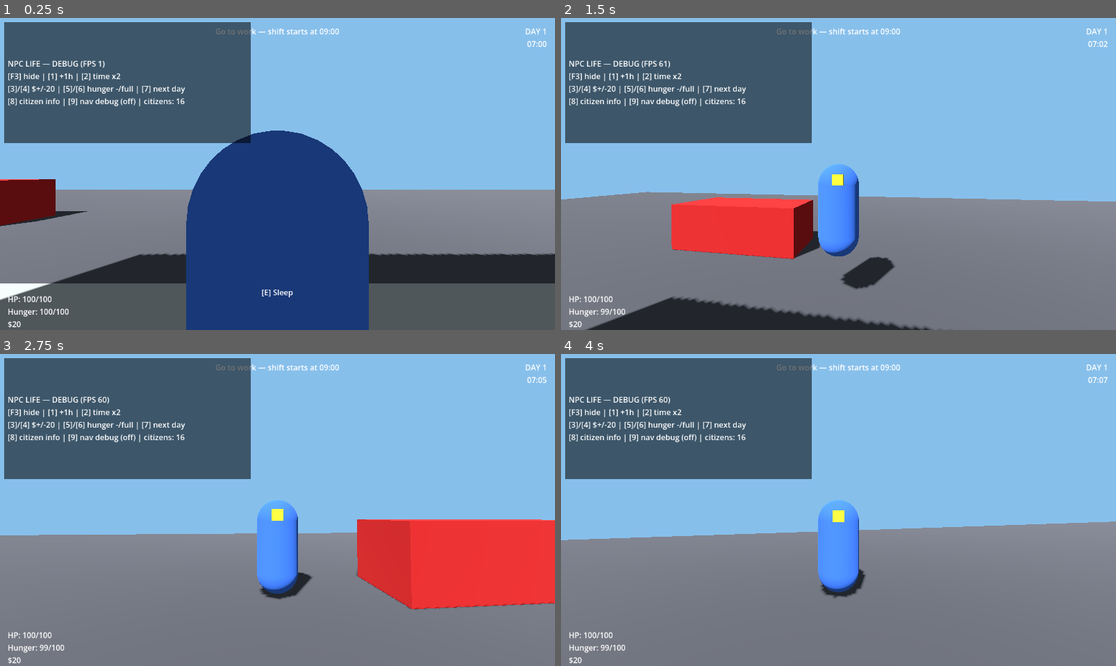
Above: before the commit, frames 1-4 (two rows, left to right).
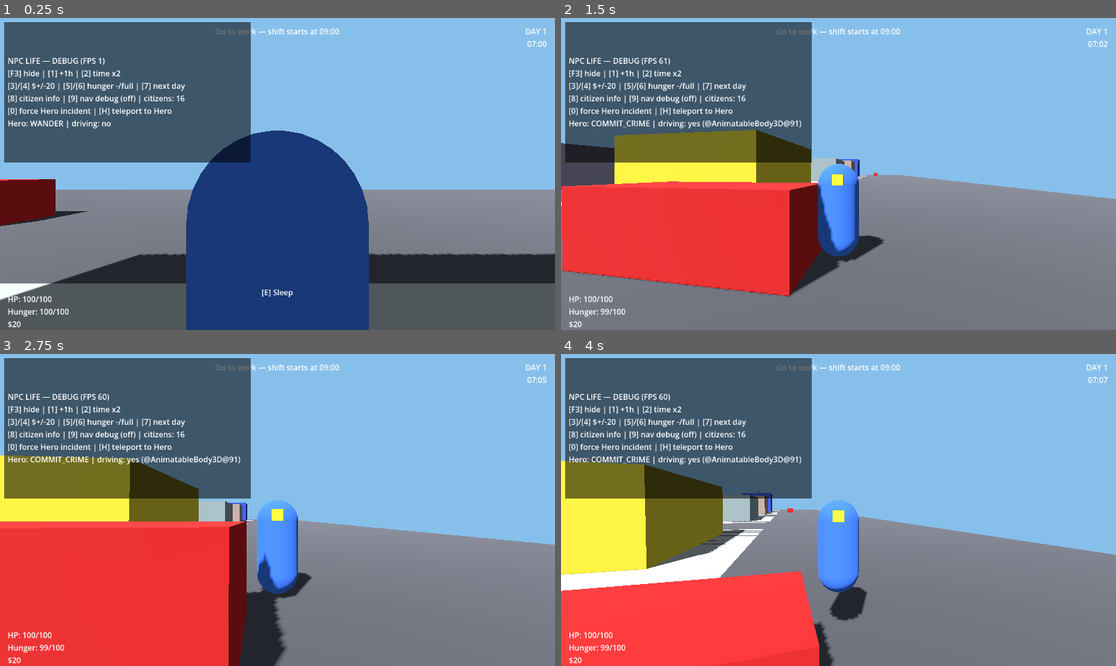
Above: after the commit, the same moments.

Repository: whdghks1/npc_lief
Game: Godot game, scene res://scenes/world/city.tscn
Same seed, same stepped clock (60 frames per second), same inputs: the game is played once before the commit and once after it.
Inputs (mouse positions are in pixels of both pictures, inside the frame that each line leads up to):
- Up to frame 1 (0.25 s): no input
- Up to frame 2 (1.5 s): tap Enter at 0.5 s; move the mouse to (866, 174) at 0.52 s; hold W (move_forward) from 0.53 s (still down); tap 0 at 0.6 s; tap Space (jump) at 0.77 s; tap H at 0.8, 1.35 s; move the mouse to (810, 174) at 1.27 s
- Up to frame 3 (2.75 s): keep holding W (move_forward); tap Space (jump) at 1.52 s; tap 0 at 1.55 s; move the mouse to (288, 503) at 2.02 s; hold E (interact) from 2.03 s (still down); tap H at 2.3 s
- Up to frame 4 (4 s): keep holding W (move_forward); move the mouse to (832, 516) at 2.77 s; release E (interact) at 2.78 s; tap 0 at 2.85 s; tap Space (jump) at 3.02, 3.77 s; move the mouse to (877, 513) at 3.52 s; tap H at 3.6 s

The runs differ from the first frame. In frame 1, 4.7% of the frame differs, in the area x 0-46%, y 12-47%; in frame 2, 27%; in frame 3, 42%, in the area x 0-100%, y 12-100%; in frame 4, 31%.

Commit message:
phase5완료

Diff:
--- a/project.godot
+++ b/project.godot
@@ -14,6 +14,11 @@
 run/main_scene="res://scenes/world/city.tscn"
 config/features=PackedStringArray("4.7", "Forward Plus")
 config/icon="res://icon.svg"
+
+[autoload]
+
+TimeSystem="*res://scripts/simulation/time/time_system.gd"
+WorldEvents="*res://scripts/systems/world_event_bus.gd"
 
 [input]
 
@@ -58,10 +63,6 @@
 ]
 }
 
-[autoload]
-
-TimeSystem="*res://scripts/simulation/time/time_system.gd"
-
 [rendering]
 
 renderer/rendering_method="mobile"
--- /dev/null
+++ b/scenes/hero/hero.tscn
@@ -0,0 +1,34 @@
+[gd_scene load_steps=5 format=3]
+
+[ext_resource type="Script" path="res://scripts/ai/hero/hero_ai.gd" id="1"]
+
+[sub_resource type="CapsuleShape3D" id="CapsuleShape3D_hero"]
+radius = 0.4
+height = 1.8
+
+[sub_resource type="StandardMaterial3D" id="Material_hero"]
+albedo_color = Color(0.65, 0.08, 0.1, 1)
+
+[sub_resource type="CapsuleMesh" id="CapsuleMesh_hero"]
+material = SubResource("Material_hero")
+radius = 0.4
+height = 1.8
+
+[node name="Hero" type="CharacterBody3D"]
+collision_layer = 8
+collision_mask = 3
+script = ExtResource("1")
+
+[node name="CollisionShape3D" type="CollisionShape3D" parent="."]
+transform = Transform3D(1, 0, 0, 0, 1, 0, 0, 0, 1, 0, 0.9, 0)
+shape = SubResource("CapsuleShape3D_hero")
+
+[node name="MeshInstance3D" type="MeshInstance3D" parent="."]
+transform = Transform3D(1, 0, 0, 0, 1, 0, 0, 0, 1, 0, 0.9, 0)
+mesh = SubResource("CapsuleMesh_hero")
+
+[node name="NavigationAgent3D" type="NavigationAgent3D" parent="."]
+radius = 0.4
+path_desired_distance = 1.0
+target_desired_distance = 1.0
+avoidance_enabled = false
--- a/scenes/ui/debug_overlay.tscn
+++ b/scenes/ui/debug_overlay.tscn
@@ -17,7 +17,7 @@
 offset_left = 8.0
 offset_top = 8.0
 offset_right = 520.0
-offset_bottom = 260.0
+offset_bottom = 300.0
 theme_override_styles/panel = SubResource("StyleBoxFlat_bg")
 
 [node name="InfoLabel" type="Label" parent="Panel"]
--- a/scripts/ai/citizen/citizen.gd
+++ b/scripts/ai/citizen/citizen.gd
@@ -30,6 +30,12 @@
 const STUCK_PROGRESS_THRESHOLD := 0.2
 const STUCK_TIME_LIMIT := 1.5
 
+## How long a citizen keeps fleeing before deciding the danger has passed and
+## resuming its schedule on its own. Self-contained deliberately — whatever
+## caused the danger (Phase 5's Hero, for now) only has to call
+## react_to_danger() once and never needs to remember to call resume_schedule().
+const FLEE_DURATION := 6.0
+
 @export var schedule: CitizenSchedule
 @export var home_position: Vector3
 @export var work_position: Vector3
@@ -45,6 +51,7 @@
 var _active_arrival_state: State = State.IDLE
 var _pre_flee_state: State = State.IDLE
 var _flee_from_position: Vector3 = Vector3.ZERO
+var _flee_elapsed: float = 0.0
 
 var _gravity: float = ProjectSettings.get_setting("physics/3d/default_gravity", 9.8)
 
@@ -82,6 +89,7 @@
 		return
 	_pre_flee_state = current_state
 	_flee_from_position = danger_position
+	_flee_elapsed = 0.0
 	current_state = State.FLEE
 
 
@@ -189,6 +197,9 @@
 					_reset_stuck_timer()
 		State.FLEE:
 			_move_away_from(_flee_from_position, FLEE_SPEED * speed_scale)
+			_flee_elapsed += delta
+			if _flee_elapsed >= FLEE_DURATION:
+				resume_schedule()
 		_:
 			velocity.x = 0.0
 			velocity.z = 0.0
--- /dev/null
+++ b/scripts/ai/hero/hero_ai.gd
@@ -0,0 +1,394 @@
+## Autonomous "Hero" — an AI character that behaves like someone playing an
+## open-world action game, independent of the player (docs/GAME_DESIGN.md
+## "Hero System", AGENTS.md "Hero Rule"). It never queries the player's
+## position or treats the player specially; it picks goals based on the
+## city (wander points, nearby vehicles) the same way it would if the
+## player didn't exist.
+##
+## Simple deterministic state machine — no behavior trees/GOAP/ML, per
+## AGENTS.md. State transitions are plain timers and distance checks.
+##
+## CityBuilder only instantiates and places this scene (see the
+## architecture note in city_builder.gd) — all Hero behavior lives here.
+class_name HeroAI
+extends CharacterBody3D
+
+enum State {
+	WANDER, SELECT_VEHICLE, APPROACH_VEHICLE, STEAL_VEHICLE,
+	DRIVE, COMMIT_CRIME, ESCAPE, HIDE, COOLDOWN,
+}
+
+const WALK_SPEED := 2.4
+const DRIVE_SPEED := 10.0
+const ARRIVE_DISTANCE := 1.5
+const VEHICLE_ARRIVE_DISTANCE := 2.5
+## How close citizens need to be to a crime to flee from it.
+const DANGER_RADIUS := 15.0
+
+const WANDER_MIN_TIME := 10.0
+const WANDER_MAX_TIME := 20.0
+const DRIVE_MIN_TIME := 8.0
+const DRIVE_MAX_TIME := 16.0
+const ESCAPE_TIME := 10.0
+const HIDE_TIME := 6.0
+## Guarantees a calm period after every incident even without a full Event
+## Director (Phase 8) — "quiet periods are necessary" (docs/GAME_DESIGN.md)
+## applies to a single Hero's own pacing too, not just city-wide chaos.
+const COOLDOWN_TIME := 15.0
+const CRIME_DURATION := 2.0
+const RECKLESS_RETARGET_INTERVAL := 3.0
+
+## Stuck recovery, same rationale/values as Citizen (see its class doc) —
+## this Hero walks the same navmesh citizens do.
+const STUCK_CHECK_INTERVAL := 0.5
+const STUCK_PROGRESS_THRESHOLD := 0.2
+const STUCK_TIME_LIMIT := 1.5
+
+@onready var _nav_agent: NavigationAgent3D = $NavigationAgent3D
+@onready var _mesh: MeshInstance3D = $MeshInstance3D
+@onready var _collision: CollisionShape3D = $CollisionShape3D
+
+var current_state: State = State.WANDER
+var current_target_vehicle: Node = null ## SimpleVehicle, while relevant
+var is_driving: bool = false
+
+var _city: Node ## CityBuilder, found via group "city"
+var _home_parent: Node
+var _state_timer: float = 0.0
+var _state_duration: float = 0.0
+var _retarget_timer: float = 0.0
+var _wander_target: Vector3 = Vector3.ZERO
+
+var _stuck_check_elapsed: float = 0.0
+var _stuck_time: float = 0.0
+var _last_stuck_pos: Vector3 = Vector3.ZERO
+var _direct_approach: bool = false
+
+var _gravity: float = ProjectSettings.get_setting("physics/3d/default_gravity", 9.8)
+
+
+func _ready() -> void:
+	add_to_group("hero")
+	_home_parent = get_parent()
+	_city = get_tree().get_first_node_in_group("city")
+	_enter_wander()
+
+
+func state_name() -> String:
+	return State.keys()[current_state]
+
+
+## Debug-only: skip straight to an incident instead of waiting out the
+## normal wander/select/approach timing — for verifying the crime/citizen-
+## reaction chain quickly. Does not alter normal autonomous pacing; nothing
+## calls this except the debug overlay hotkey.
+func debug_force_crime() -> void:
+	if not is_driving:
+		var nearest := _find_nearest_available_vehicle()
+		if nearest == null:
+			return
+		current_target_vehicle = nearest
+		global_position = nearest.global_position # debug-only: skip the walk over
+		_change_state(State.STEAL_VEHICLE)
+	_change_state(State.COMMIT_CRIME)
+
+
+func _physics_process(delta: float) -> void:
+	match current_state:
+		State.WANDER:
+			_apply_gravity(delta)
+			_process_wander(delta)
+			move_and_slide()
+		State.SELECT_VEHICLE:
+			_process_select_vehicle()
+		State.APPROACH_VEHICLE:
+			_apply_gravity(delta)
+			_process_approach_vehicle(delta)
+			move_and_slide()
+		State.DRIVE:
+			_process_drive(delta)
+		State.COMMIT_CRIME:
+			_process_commit_crime(delta)
+		State.ESCAPE:
+			_process_escape(delta)
+		State.HIDE:
+			_apply_gravity(delta)
+			move_and_slide()
+			_process_hide(delta)
+		State.COOLDOWN:
+			_apply_gravity(delta)
+			_process_wander_step()
+			_process_cooldown(delta)
+			move_and_slide()
+		State.STEAL_VEHICLE:
+			pass # instantaneous, handled by _enter_steal_vehicle()
+
+
+func _apply_gravity(delta: float) -> void:
+	if is_on_floor():
+		velocity.y = 0.0
+	else:
+		velocity.y -= _gravity * delta
+
+
+func _change_state(new_state: State) -> void:
+	current_state = new_state
+	_state_timer = 0.0
+	match new_state:
+		State.WANDER:
+			_enter_wander()
+		State.APPROACH_VEHICLE:
+			_reset_stuck_tracking()
+			if current_target_vehicle != null:
+				current_target_vehicle.freeze()
+		State.STEAL_VEHICLE:
+			_enter_steal_vehicle()
+		State.DRIVE:
+			_enter_drive()
+		State.COMMIT_CRIME:
+			_enter_commit_crime()
+		State.ESCAPE:
+			_enter_escape()
+		State.HIDE:
+			_enter_hide()
+		State.COOLDOWN:
+			_pick_wander_target()
+
+
+## --- WANDER: walk the city on foot with no particular purpose ---
+
+func _enter_wander() -> void:
+	_state_duration = randf_range(WANDER_MIN_TIME, WANDER_MAX_TIME)
+	_pick_wander_target()
+
+
+func _process_wander(delta: float) -> void:
+	_state_timer += delta
+	_process_wander_step()
+	if _state_timer >= _state_duration:
+		_change_state(State.SELECT_VEHICLE)
+
+
+func _process_cooldown(delta: float) -> void:
+	_state_timer += delta
+	if _state_timer >= COOLDOWN_TIME:
+		_change_state(State.WANDER)
+
+
+func _process_wander_step() -> void:
+	if _walk_toward(_wander_target, WALK_SPEED, ARRIVE_DISTANCE):
+		_pick_wander_target()
+
+
+func _pick_wander_target() -> void:
+	if _city != null:
+		var points: Array[Vector3] = _city.get_wander_points()
+		if not points.is_empty():
+			_wander_target = points[randi() % points.size()]
+	_reset_stuck_tracking()
+
+
+## --- SELECT_VEHICLE: instantly pick the nearest available vehicle ---
+
+func _process_select_vehicle() -> void:
+	var nearest := _find_nearest_available_vehicle()
+	if nearest != null:
+		current_target_vehicle = nearest
+		_change_state(State.APPROACH_VEHICLE)
+	else:
+		_change_state(State.WANDER) # nothing to steal right now
+
+
+func _find_nearest_available_vehicle() -> Node:
+	var nearest: Node = null
+	var nearest_dist := INF
+	for v in get_tree().get_nodes_in_group("vehicles"):
+		if not v.is_available():
+			continue
+		var d: float = global_position.distance_to(v.global_position)
+		if d < nearest_dist:
+			nearest_dist = d
+			nearest = v
+	return nearest
+
+
+## --- APPROACH_VEHICLE: walk toward the (possibly moving) target vehicle ---
+
+func _process_approach_vehicle(delta: float) -> void:
+	if not _vehicle_still_available():
+		_change_state(State.WANDER)
+		return
+	_state_timer += delta
+	if _walk_toward(current_target_vehicle.global_position, WALK_SPEED, VEHICLE_ARRIVE_DISTANCE):
+		_change_state(State.STEAL_VEHICLE)
+
+
+func _vehicle_still_available() -> bool:
+	return (
+		current_target_vehicle != null
+		and is_instance_valid(current_target_vehicle)
+		and current_target_vehicle.is_available()
+	)
+
+
+## --- STEAL_VEHICLE: instant — take control, disappear into the vehicle ---
+
+func _enter_steal_vehicle() -> void:
+	if not _vehicle_still_available():
+		_change_state(State.WANDER)
+		return
+	current_target_vehicle.driver = self
+	is_driving = true
+	visible = false
+	_collision.disabled = true
+	reparent(current_target_vehicle)
+	WorldEvents.vehicle_stolen.emit(current_target_vehicle, current_target_vehicle.global_position)
+	WorldEvents.hero_activity_started.emit(self)
+	_change_state(State.DRIVE)
+
+
+## --- DRIVE: reckless driving, no fixed route ---
+
+func _enter_drive() -> void:
+	_state_timer = 0.0
+	_retarget_timer = RECKLESS_RETARGET_INTERVAL # force an immediate retarget
+	_state_duration = randf_range(DRIVE_MIN_TIME, DRIVE_MAX_TIME)
+
+
+func _process_drive(delta: float) -> void:
+	if not is_driving:
+		return
+	_state_timer += delta
+	_retarget_timer += delta
+	if _retarget_timer >= RECKLESS_RETARGET_INTERVAL:
+		_retarget_timer = 0.0
+		_pick_reckless_target()
+	if _state_timer >= _state_duration:
+		_change_state(State.COMMIT_CRIME)
+
+
+func _pick_reckless_target() -> void:
+	if current_target_vehicle != null and _city != null:
+		current_target_vehicle.drive_to(_city.get_random_drive_point(), DRIVE_SPEED)
+
+
+## --- COMMIT_CRIME: a discrete incident — this is what citizens react to ---
+
+func _enter_commit_crime() -> void:
+	var pos := global_position
+	WorldEvents.dangerous_driving_started.emit(pos)
+	WorldEvents.collision_occurred.emit(pos)
+	WorldEvents.danger_created.emit(pos, DANGER_RADIUS)
+	for citizen in get_tree().get_nodes_in_group("citizens"):
+		if citizen.global_position.distance_to(pos) <= DANGER_RADIUS:
+			citizen.react_to_danger(pos)
+
+
+func _process_commit_crime(delta: float) -> void:
+	_state_timer += delta
+	if _state_timer >= CRIME_DURATION:
+		_change_state(State.ESCAPE)
+
+
+## --- ESCAPE: keep driving recklessly, away from the scene ---
+
+func _enter_escape() -> void:
+	_retarget_timer = RECKLESS_RETARGET_INTERVAL
+	_pick_reckless_target()
+
+
+func _process_escape(delta: float) -> void:
+	if not is_driving:
+		return
+	_state_timer += delta
+	_retarget_timer += delta
+	if _retarget_timer >= RECKLESS_RETARGET_INTERVAL:
+		_retarget_timer = 0.0
+		_pick_reckless_target()
+	if _state_timer >= ESCAPE_TIME:
+		_change_state(State.HIDE)
+
+
+## --- HIDE: abandon the vehicle, lay low on foot ---
+
+func _enter_hide() -> void:
+	if current_target_vehicle != null and is_instance_valid(current_target_vehicle):
+		current_target_vehicle.stop_driving()
+	is_driving = false
+	var drop_position := global_position
+	reparent(_home_parent)
+	global_position = drop_position
+	visible = true
+	_collision.disabled = false
+	current_target_vehicle = null
+
+
+func _process_hide(delta: float) -> void:
+	_state_timer += delta
+	if _state_timer >= HIDE_TIME:
+		_change_state(State.COOLDOWN)
+
+
+## --- Shared on-foot movement helper (WANDER / APPROACH_VEHICLE / COOLDOWN) ---
+## Mirrors scripts/ai/citizen/citizen.gd's movement — same navmesh, same
+## occasional edge-case pathing quirks, same fix. See its class doc.
+
+func _walk_toward(target: Vector3, speed: float, arrive_distance: float) -> bool:
+	if global_position.distance_to(target) <= arrive_distance:
+		velocity.x = 0.0
+		velocity.z = 0.0
+		return true
+
+	# Scales with the simulation clock, same as Citizen and SimpleVehicle —
+	# see TimeSystem.speed_multiplier().
+	var scaled_speed := speed * TimeSystem.speed_multiplier()
+	if _direct_approach:
+		_move_toward(target, scaled_speed)
+	else:
+		_nav_agent.target_position = target
+		if _nav_agent.is_navigation_finished():
+			velocity.x = 0.0
+			velocity.z = 0.0
+			return true
+		_move_toward(_nav_agent.get_next_path_position(), scaled_speed)
+		if _check_stuck():
+			_direct_approach = true
+			_reset_stuck_timer()
+	return false
+
+
+func _move_toward(target: Vector3, speed: float) -> void:
+	var dir := target - global_position
+	dir.y = 0.0
+	if dir.length() > 0.01:
+		dir = dir.normalized()
+		velocity.x = dir.x * speed
+		velocity.z = dir.z * speed
+		rotation.y = atan2(dir.x, dir.z)
+	else:
+		velocity.x = 0.0
+		velocity.z = 0.0
+
+
+func _reset_stuck_tracking() -> void:
+	_reset_stuck_timer()
+	_direct_approach = false
+
+
+func _reset_stuck_timer() -> void:
+	_stuck_check_elapsed = 0.0
+	_stuck_time = 0.0
+	_last_stuck_pos = global_position
+
+
+func _check_stuck() -> bool:
+	_stuck_check_elapsed += get_physics_process_delta_time()
+	if _stuck_check_elapsed < STUCK_CHECK_INTERVAL:
+		return false
+	_stuck_check_elapsed = 0.0
+	if global_position.distance_to(_last_stuck_pos) < STUCK_PROGRESS_THRESHOLD:
+		_stuck_time += STUCK_CHECK_INTERVAL
+	else:
+		_stuck_time = 0.0
+	_last_stuck_pos = global_position
+	return _stuck_time >= STUCK_TIME_LIMIT
--- a/scripts/simulation/city/city_builder.gd
+++ b/scripts/simulation/city/city_builder.gd
@@ -17,6 +17,10 @@
 ## scripts/systems/economy/food_item_trigger.gd, and
 ## scripts/ai/citizen/citizen.gd; this builder just attaches/spawns those
 ## components at the right places and wires their config.
+##
+## Phase 5 adds one more spawned actor: the Hero (scripts/ai/hero/hero_ai.gd).
+## CityBuilder places it and exposes generic wander/drive points, same as it
+## does for citizens — it has no idea what the Hero does with them.
 class_name CityBuilder
 extends Node3D
 
@@ -68,6 +72,8 @@
 const WORKER_SCHEDULE_PATH := "res://data/citizens/schedule_worker.tres"
 const SHOPPER_SCHEDULE_PATH := "res://data/citizens/schedule_shopper.tres"
 const CITIZEN_COUNT := 16
+
+const HERO_SCENE_PATH := "res://scenes/hero/hero.tscn"
 
 ## Navmesh bake tuning. Cell size is coarse (0.5m) since this is all flat,
 ## axis-aligned placeholder geometry — plenty precise for pedestrian paths
@@ -129,6 +135,8 @@
 
 
 func _ready() -> void:
+	add_to_group("city") # lets Hero/Citizen find this builder for locations
+
 	_nav_region = _make_navigation_region()
 	add_child(_nav_region)
 
@@ -143,10 +151,28 @@
 
 	_spawn_traffic()
 	_spawn_citizens()
+	_spawn_hero()
 	_player.global_position = _home_spawn_point
 	print("NPC LIFE — city generated (%dx%d blocks), %d citizens, player spawned at home: %s" % [
 		GRID_SIZE, GRID_SIZE, get_tree().get_nodes_in_group("citizens").size(), _home_spawn_point
 	])
+
+
+## Every generic filler building's front point, plus home/work/food — used
+## by Citizen (residences) and Hero (wander targets) alike. CityBuilder only
+## exposes these; it has no opinion about who walks where or why.
+func get_wander_points() -> Array[Vector3]:
+	var points := _generic_points.duplicate()
+	points.append(_home_spawn_point)
+	points.append(_work_point)
+	points.append_array(_food_points)
+	return points
+
+
+## A point anywhere within the city's road grid, for reckless driving that
+## deliberately doesn't follow the normal traffic loop.
+func get_random_drive_point() -> Vector3:
+	return Vector3(randf_range(0.0, CITY_SIZE), 0.0, randf_range(0.0, CITY_SIZE))
 
 
 func _make_navigation_region() -> NavigationRegion3D:
@@ -424,6 +450,19 @@
 		add_child(citizen)
 
 
+## Spawns the one Hero. Just placement — HeroAI decides everything about
+## what it does from here (see the architecture note at the top of this
+## file, and scripts/ai/hero/hero_ai.gd).
+func _spawn_hero() -> void:
+	var points := get_wander_points()
+	if points.is_empty():
+		return
+	var hero_scene: PackedScene = load(HERO_SCENE_PATH)
+	var hero: HeroAI = hero_scene.instantiate()
+	hero.position = points[randi() % points.size()]
+	add_child(hero)
+
+
 func _make_material(color: Color) -> StandardMaterial3D:
 	var material := StandardMaterial3D.new()
 	material.albedo_color = color
--- a/scripts/simulation/traffic/simple_vehicle.gd
+++ b/scripts/simulation/traffic/simple_vehicle.gd
@@ -1,8 +1,13 @@
 ## Minimal placeholder traffic: a solid body that loops through a fixed list
 ## of waypoints at constant speed. There is no AI or decision-making here —
 ## Phase 2 only calls for "simple traffic" so the city doesn't feel dead.
-## Real traffic behavior (reacting to events, other vehicles, etc.) is a
-## later-phase concern (docs/ROADMAP.md Phase 4 "Living City" onward).
+##
+## Phase 5 adds the ability for a Hero (or later, anyone) to "drive" it:
+## setting `driver` switches it from its normal fixed loop to going wherever
+## drive_to() last pointed it, at whatever speed was given — the vehicle
+## itself has no idea who's driving or why, it just follows orders once it
+## has a driver. This keeps HeroAI's reckless-driving decisions entirely in
+## HeroAI; this script only knows "loop" and "go here at this speed."
 ##
 ## AnimatableBody3D (rather than StaticBody3D/RigidBody3D) is the correct
 ## Godot node for a scripted-moving solid object: it stays solid to
@@ -22,17 +27,72 @@
 ## vehicles sharing the same loop don't all bunch up together.
 @export var start_index: int = 0
 
+## Non-null while a Hero (or similar) has taken control. Normal traffic
+## looping pauses while this is set.
+var driver: Node = null
+
 var _target_index: int = 0
+var _manual_target: Vector3 = Vector3.ZERO
+var _manual_speed: float = 0.0
+## True while someone is approaching this vehicle on foot to steal it. A
+## vehicle several times faster than a walking pedestrian would otherwise be
+## impossible to catch on its own loop — "vehicle stops or becomes
+## available" is the documented Phase 5 simplification for exactly this
+## (docs/ROADMAP.md), so it just waits in place instead.
+var _frozen: bool = false
 
 
 func _ready() -> void:
+	add_to_group("vehicles")
 	if not waypoints.is_empty():
 		_target_index = start_index % waypoints.size()
 		global_position = waypoints[_target_index]
 
 
+func is_available() -> bool:
+	return driver == null
+
+
+func freeze() -> void:
+	_frozen = true
+
+
+func unfreeze() -> void:
+	_frozen = false
+
+
+## Called by whoever has `driver` set on this vehicle to steer it.
+func drive_to(target: Vector3, at_speed: float) -> void:
+	_manual_target = target
+	_manual_speed = at_speed
+
+
+## Abandons the vehicle where it sits — it does not resume its old traffic
+## loop (an abandoned stolen car staying put is the expected outcome here).
+func stop_driving() -> void:
+	driver = null
+	_manual_speed = 0.0
+
+
 func _physics_process(delta: float) -> void:
-	if waypoints.is_empty():
+	if driver != null:
+		_drive_manually(delta)
+	else:
+		_follow_loop(delta)
+
+
+func _drive_manually(delta: float) -> void:
+	var to_target: Vector3 = _manual_target - global_position
+	to_target.y = 0.0
+	if to_target.length() < 0.5 or _manual_speed <= 0.0:
+		return
+	var dir := to_target.normalized()
+	global_position += dir * _manual_speed * TimeSystem.speed_multiplier() * delta
+	rotation.y = atan2(dir.x, dir.z)
+
+
+func _follow_loop(delta: float) -> void:
+	if _frozen or waypoints.is_empty():
 		return
 	var target: Vector3 = waypoints[_target_index]
 	var to_target: Vector3 = target - global_position
--- /dev/null
+++ b/scripts/systems/world_event_bus.gd
@@ -0,0 +1,19 @@
+## Lightweight global signal bus for world-simulation events (autoload
+## "WorldEvents"; docs/ARCHITECTURE.md "World Event Bus").
+##
+## Lets independent systems react to what's happening in the world without
+## coupling to whichever system caused it. Right now only Hero emits these;
+## citizens already react via the existing danger API (Citizen.react_to_danger),
+## and later phases (police, news) can subscribe here too without ever
+## knowing Hero exists.
+##
+## This is NOT the Event Director (docs/ROADMAP.md Phase 8) — that's a later
+## pacing/orchestration system. This bus has no opinion about when things
+## should happen, it only relays that they did.
+extends Node
+
+signal hero_activity_started(hero: Node3D)
+signal vehicle_stolen(vehicle: Node3D, position: Vector3)
+signal dangerous_driving_started(position: Vector3)
+signal collision_occurred(position: Vector3)
+signal danger_created(position: Vector3, radius: float)
--- a/scripts/ui/debug_overlay.gd
+++ b/scripts/ui/debug_overlay.gd
@@ -1,10 +1,11 @@
 ## Development debug overlay: FPS readout plus hotkeys for the simulation
 ## debug tools AGENTS.md asks for (time control, money, hunger, citizen
-## state). Hotkeys are plain physical-key checks rather than InputMap
-## actions since they're dev-only and shouldn't consume slots in the
-## player's remappable controls. Only active while the overlay is visible,
-## and only consumes the specific keys it handles, so it never steals input
-## from gameplay.
+## state, Hero state). Hotkeys are plain physical-key checks rather than
+## InputMap actions since they're dev-only and shouldn't consume slots in
+## the player's remappable controls. Only active while the overlay is
+## visible, and only consumes the specific keys it handles, so it never
+## steals input from gameplay — and none of these affect normal simulation
+## behavior unless actually pressed.
 class_name DebugOverlay
 extends CanvasLayer
 
@@ -41,13 +42,27 @@
 		"NPC LIFE — DEBUG (FPS %d)\n" % fps
 		+ "[F3] hide | [1] +1h | [2] time x%.0f\n" % TimeSystem.time_scale
 		+ "[3]/[4] $+/-%d | [5]/[6] hunger -/full | [7] next day\n" % int(MONEY_STEP)
-		+ "[8] citizen info | [9] nav debug (%s) | citizens: %d" % [
+		+ "[8] citizen info | [9] nav debug (%s) | citizens: %d\n" % [
 			"on" if _nav_debug_enabled else "off", citizens.size()
 		]
+		+ "[0] force Hero incident | [H] teleport to Hero\n"
+		+ _hero_status_text()
 	)
 	if _show_citizen_details:
 		text += "\n" + _citizen_details_text(citizens)
 	_info_label.text = text
+
+
+func _hero_status_text() -> String:
+	var hero: HeroAI = get_tree().get_first_node_in_group("hero")
+	if hero == null:
+		return "Hero: (not spawned)"
+	var vehicle_note := ""
+	if hero.is_driving and hero.current_target_vehicle != null:
+		vehicle_note = " (%s)" % hero.current_target_vehicle.name
+	return "Hero: %s | driving: %s%s" % [
+		hero.state_name(), "yes" if hero.is_driving else "no", vehicle_note
+	]
 
 
 func _citizen_details_text(citizens: Array[Node]) -> String:
@@ -107,6 +122,14 @@
 			# hard-fails the debug overlay if it's unavailable.
 			if NavigationServer3D.has_method("set_debug_enabled"):
 				NavigationServer3D.call("set_debug_enabled", _nav_debug_enabled)
+		KEY_0:
+			var hero: HeroAI = get_tree().get_first_node_in_group("hero")
+			if hero != null:
+				hero.debug_force_crime()
+		KEY_H:
+			var hero_to_find: HeroAI = get_tree().get_first_node_in_group("hero")
+			if hero_to_find != null and _player != null:
+				_player.global_position = hero_to_find.global_position + Vector3(2.0, 0.0, 0.0)
 		_:
 			handled = false
 
Not shown, added: scripts/ai/hero/hero_ai.gd.uid
Not shown, added: scripts/systems/world_event_bus.gd.uid
Not shown, removed: scenes/hero/.gitkeep
Not shown, removed: scripts/ai/hero/.gitkeep
